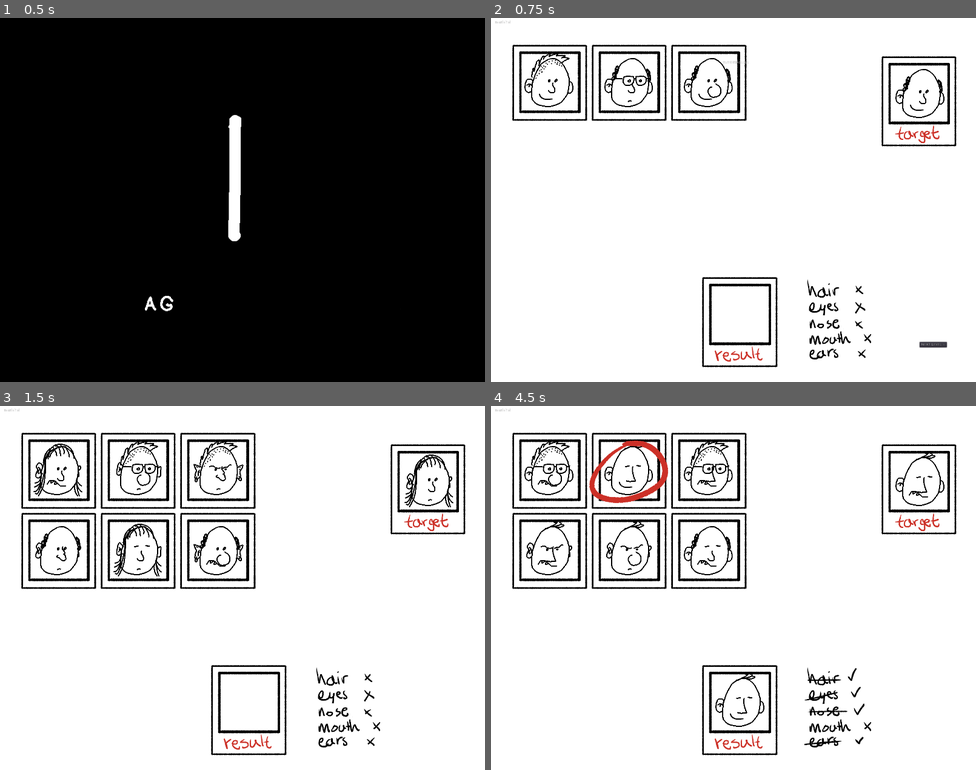
Above: before the commit, frames 1-4 (two rows, left to right).
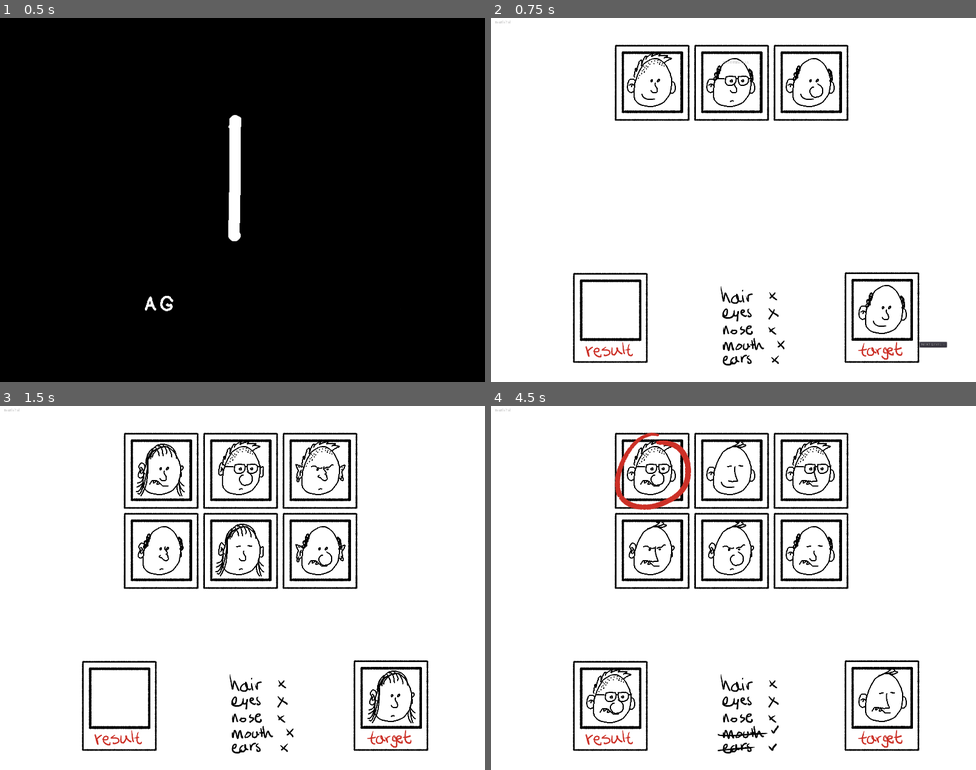
Above: after the commit, the same moments.

Repository: skarnl/godot--gmtk2021
Game: Godot game, scene res://screens/splash.tscn
Two runs of this game, one before a commit and one after it. Both use one fixed random seed, a clock stepped at 60 frames per second and the inputs below.
Inputs (mouse positions are in pixels of both pictures, inside the frame that each line leads up to):
- Up to frame 1 (0.5 s): no input
- Up to frame 2 (0.75 s): tap Enter (ui_accept) at 0.5 s; move the mouse to (840, 181) at 0.52 s; click (840, 181) at 0.67 s
- Up to frame 3 (1.5 s): tap Enter (ui_accept) at 0.77 s; click "NEXT LEVEL >" at 1.25 s
- Up to frame 4 (4.5 s): tap Enter (ui_accept) at 2, 2.27, 3.5, 3.77 s; move the mouse to (549, 547) at 2.02 s; click (549, 547) at 2.17 s; tap R (restart) at 2.75, 4.25 s; move the mouse to (549, 471) at 2.77 s; click (549, 471) at 2.92 s; move the mouse to (549, 547) at 3.52 s; click (549, 547) at 3.67 s; move the mouse to (626, 471) at 4.27 s; click (626, 471) at 4.42 s

Frame 1 is identical in both runs. In frame 2, 9.6% of the frame differs, in the area x 4-96%, y 7-96%; in frame 3, 15%; in frame 4, 16%.

Commit message:
Tweak position of elements

Diff:
--- a/entities/market/market.gd
+++ b/entities/market/market.gd
@@ -144,9 +144,10 @@
 
 func _position_in_grid(children: Array) -> void:
 	var index = 0
+	var offset = cols * cell_size / 2
 
 	for c in children:
-		c.position = Vector2(index % cols * cell_size, index / cols * cell_size)
+		c.position = Vector2((index % cols * cell_size) - offset, index / cols * cell_size)
 
 		index += 1
 
--- a/entities/result/summary.tscn
+++ b/entities/result/summary.tscn
@@ -28,6 +28,7 @@
 region_rect = Rect2( 47, 131, 228, 61 )
 
 [node name="EyesMatching" type="Sprite" parent="."]
+visible = false
 position = Vector2( 17.461, 76.339 )
 texture = ExtResource( 2 )
 centered = false
--- a/game/game.tscn
+++ b/game/game.tscn
@@ -11,26 +11,31 @@
 
 [node name="Game" type="Node2D"]
 script = ExtResource( 2 )
-
-[node name="UI" type="Node2D" parent="."]
-
-[node name="TargetPolaroid" type="Sprite" parent="UI"]
-position = Vector2( 1505.97, 293.917 )
-texture = ExtResource( 7 )
-
-[node name="ResultPolaroid" type="Sprite" parent="UI"]
-position = Vector2( 874.907, 1070.12 )
-texture = ExtResource( 6 )
+__meta__ = {
+"_edit_horizontal_guides_": [ 896.582 ]
+}
 
 [node name="HUD" parent="." instance=ExtResource( 3 )]
 
+[node name="ResultPolaroid" type="Sprite" parent="."]
+position = Vector2( 418.964, 1055.92 )
+texture = ExtResource( 6 )
+
 [node name="Result" parent="." instance=ExtResource( 4 )]
-position = Vector2( 775.971, 939.566 )
+position = Vector2( 320.028, 925.367 )
+
+[node name="Summary" parent="." instance=ExtResource( 8 )]
+position = Vector2( 779.362, 929.24 )
+
+[node name="TargetPolaroid" type="Sprite" parent="."]
+position = Vector2( 1375.02, 1054.35 )
+texture = ExtResource( 7 )
 
 [node name="Target" parent="." instance=ExtResource( 5 )]
-position = Vector2( 1408.85, 161.883 )
+position = Vector2( 1277.9, 922.314 )
 
 [node name="Market" parent="." instance=ExtResource( 1 )]
+position = Vector2( 853, 94.435 )
 
 [node name="Control" type="Control" parent="."]
 visible = false
@@ -84,7 +89,4 @@
 "_edit_use_anchors_": false
 }
 
-[node name="Summary" parent="." instance=ExtResource( 8 )]
-position = Vector2( 1083.85, 907.153 )
-
 [connection signal="pressed" from="NextLevelButton" to="." method="_on_NextLevelButton_pressed"]
--- a/game/tutorial/tutorial.tscn
+++ b/game/tutorial/tutorial.tscn
@@ -7,10 +7,8 @@
 [node name="Tutorial" instance=ExtResource( 1 )]
 script = ExtResource( 2 )
 
-[node name="Market" parent="." index="3"]
-visible = false
-
 [node name="ForcedMarket" parent="." index="4" instance=ExtResource( 3 )]
+position = Vector2( 853, 94.435 )
 
 [node name="Label" type="Label" parent="." index="6"]
 margin_left = 814.281
@@ -21,3 +19,6 @@
 __meta__ = {
 "_edit_use_anchors_": false
 }
+
+[node name="Market" parent="." index="8"]
+visible = false
Not shown: 1 places in entities/result/summary.tscn that only renumber resources
